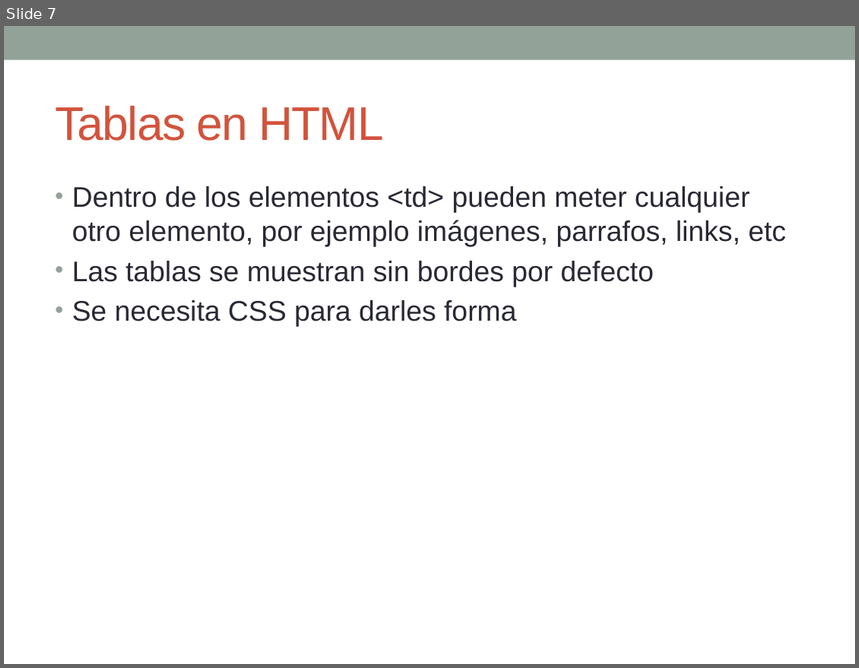
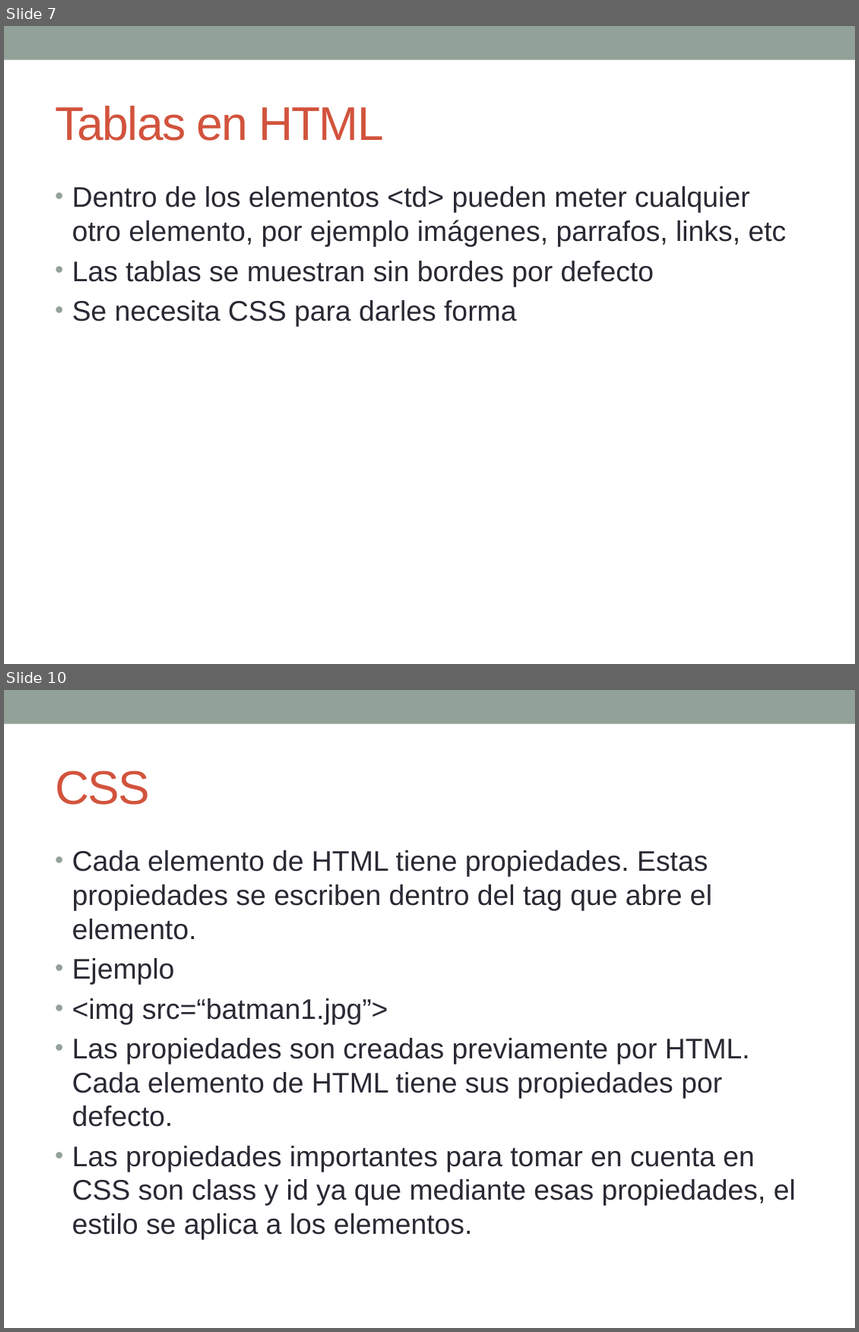
Before and after one commit to esolorzanob/UPI_Diseno, a slide deck: Semana 3.pptx. Shown one above the other, each under a label of ours: slide 7 before the commit, slides 7 and 10 after it; the slides between them are not shown. The pictures are 859x668 and 859x1332 pixels, drawn with LibreOffice and Linux fonts; fonts in the diff are those of the drawing. Boxes give left, top, right and bottom in pixels: in the first picture for what was removed or moved away, otherwise in the second. Text is boxed around its words. In the diff, an @@ line names an element or a change of style, - is before the commit and + after.

```diff
--- a/Semana 3.pptx
+++ b/Semana 3.pptx
@@ slide 10 added at [4,690,855,1328], background #FFFFFF; not listed: 1 template element that a slide beside it also shows @@
@@ title added at [55,771,150,805], 40 pt, text #D2533C @@
+CSS
@@ text added at [72,850,796,1240], 24 pt, text #292934 @@
+• Cada elemento de HTML tiene propiedades. Estas propiedades se escriben dentro del tag que abre el elemento.
+• Ejemplo
+• <img src=“batman1.jpg”>
+• Las propiedades son creadas previamente por HTML. Cada elemento de HTML tiene sus propiedades por defecto.
+• Las propiedades importantes para tomar en cuenta en CSS son class y id ya que mediante esas propiedades, el estilo se aplica a los elementos.
```
Also in this commit, not shown: 2 slides changed, 8 other slides added, 1 slide removed, 4 other files.
